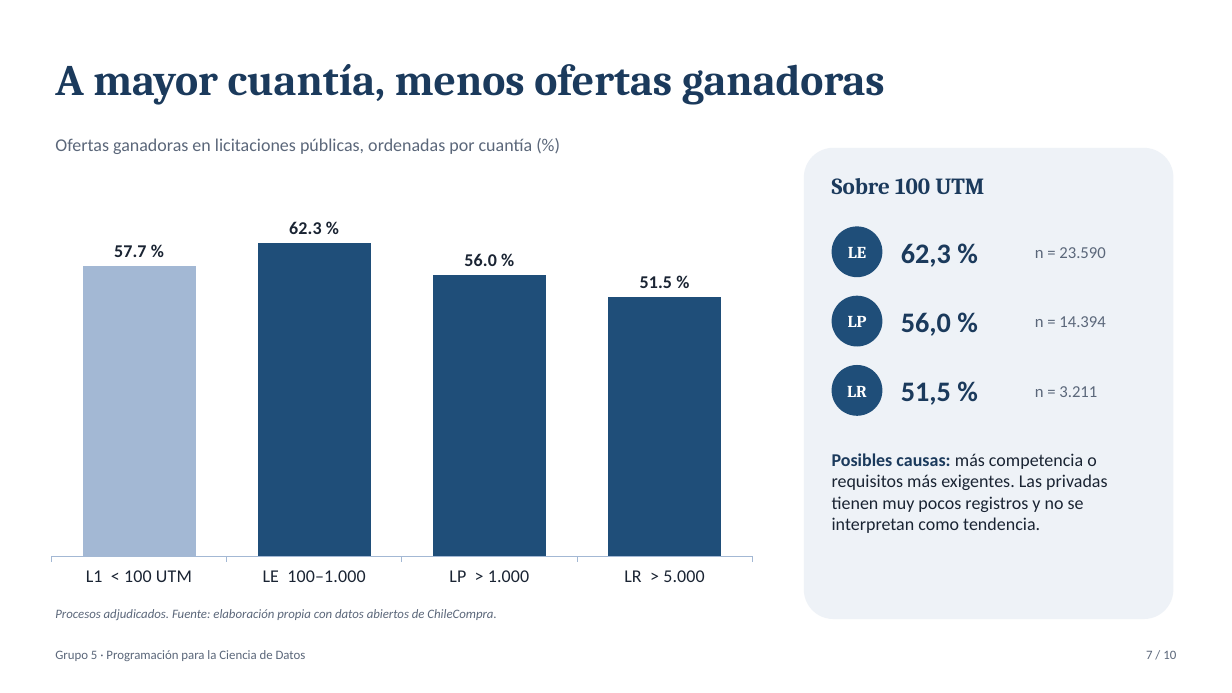
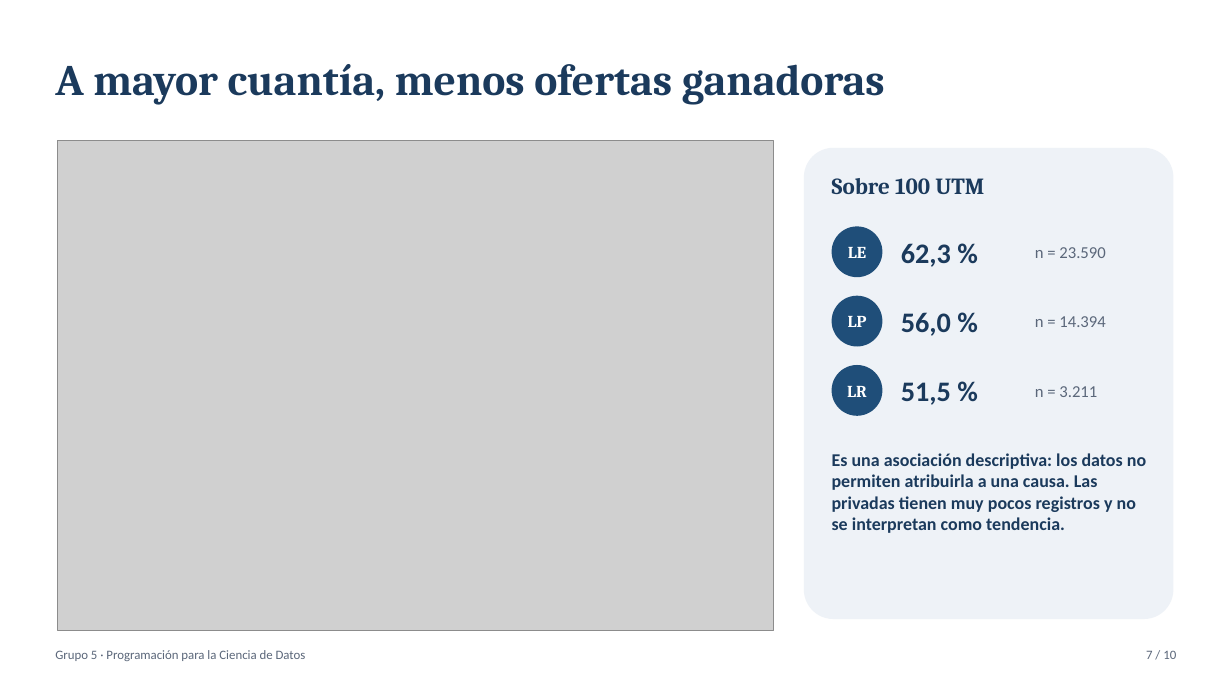
Before and after one commit to vbravo29/mcdi500-licitaciones-salud, a slide deck: slide 7 of docs/presentacion_f4_grupo_5.pptx. Drawn at 1232x693 pixels with LibreOffice and Linux fonts; fonts in the diff are those of the drawing; grey boxes stand for pictures. Boxes give left, top, right and bottom in pixels: in the first picture for what was removed or moved away, otherwise in the second. Text is boxed around its words. In the diff, an @@ line names an element or a change of style, - is before the commit and + after.

```diff
--- a/docs/presentacion_f4_grupo_5.pptx
+++ b/docs/presentacion_f4_grupo_5.pptx
@@ text removed at <box>55,138,533,154</box> @@
-Ofertas ganadoras en licitaciones públicas, ordenadas por cuantía (%)
@@ picture added at <box>58,140,775,630</box> @@
@@ column chart removed at <box>37,171,767,596</box> @@
-categories: L1  < 100 UTM, LE  100–1.000, LP  > 1.000, LR  > 5.000
-Series 1: 57.7, 62.3, 56, 51.5
@@ text at <box>832,453,1146,533</box>: text changed; text colour #1A2433 to #1B3A5C; bold on @@
-Posibles causas: más competencia o requisitos más exigentes. Las privadas tienen muy pocos registros y no se interpretan como tendencia.
+Es una asociación descriptiva: los datos no permiten atribuirla a una causa. Las privadas tienen muy pocos registros y no se interpretan como tendencia.
@@ text removed at <box>55,609,496,620</box> @@
-Procesos adjudicados. Fuente: elaboración propia con datos abiertos de ChileCompra.
```
Also in this commit, not shown: 5 other slides changed, 3 other files.
